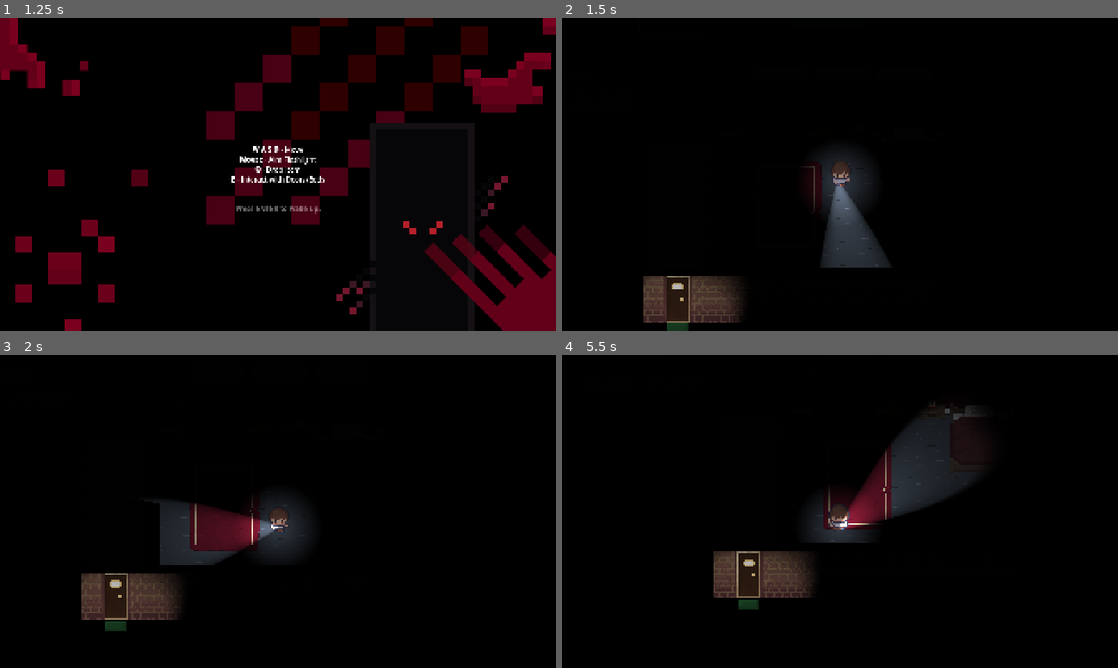
Above: before the commit, frames 1-4 (two rows, left to right).
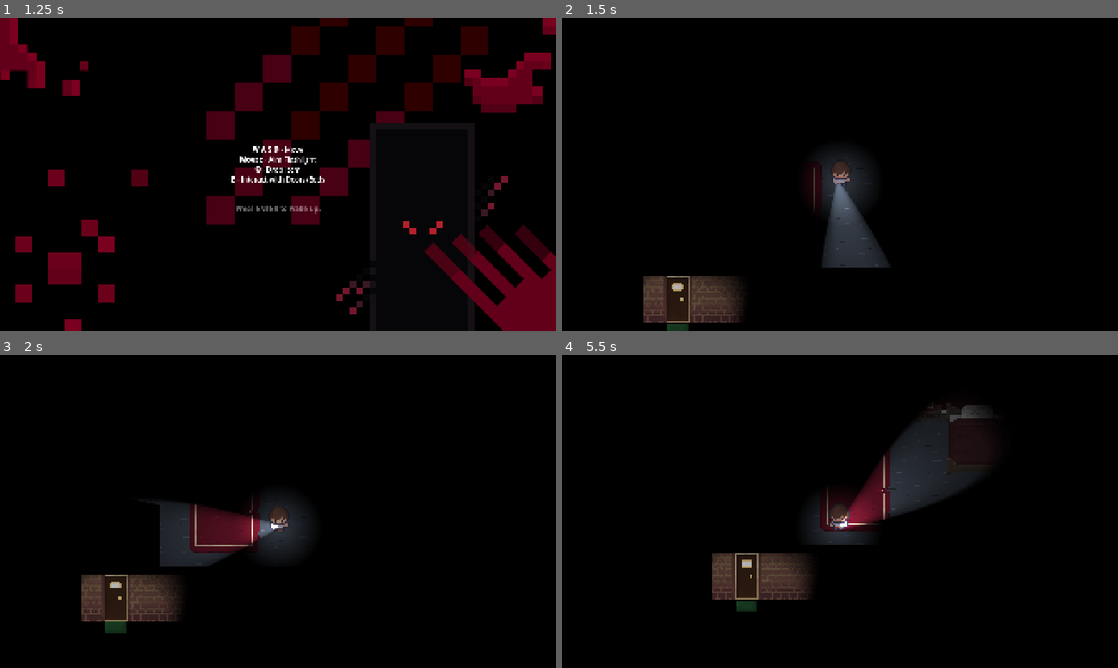
Above: after the commit, the same moments.

Repository: davidantunes23/dj_prototype
Game: Godot game, scene res://scenes/map/audio_screen.tscn
The game is run twice, just before and just after one commit, with the same random seed, the same clock (stepped at 60 frames per second) and the same inputs.
Inputs (mouse positions are in pixels of both pictures, inside the frame that each line leads up to):
- Up to frame 1 (1.25 s): tap Enter (ui_accept) at 0.5 s; move the mouse to (400, 158) at 0.52 s; hold D (move_right) from 0.53 s (still down); hold Enter (ui_accept) from 0.53 s (still down); tap E (interact) at 0.6 s
- Up to frame 2 (1.5 s): move the mouse to (728, 190) at 1.27 s; release D (move_right) at 1.28 s; release Enter (ui_accept) at 1.28 s; hold S (move_down) from 1.28 s (still down); tap Enter (ui_accept) at 1.35 s
- Up to frame 3 (2 s): keep holding S (move_down); tap Enter (ui_accept) at 1.52, 1.82 s; tap E (interact) at 1.55 s
- Up to frame 4 (5.5 s): move the mouse to (895, 442) at 2.02 s; release S (move_down) at 2.03 s; hold D (move_right) 2.03-2.78 s; hold Enter (ui_accept) 2.03-2.78 s; tap Q (drop) at 2.1, 5.1 s; move the mouse to (812, 574) at 2.77 s; hold W (move_up) 2.78-3.53 s; tap E (interact) at 2.85, 3.6, 4.55 s; tap Enter (ui_accept) at 3.02, 3.32, 4.35, 4.52, 4.82 s; move the mouse to (1006, 558) at 3.52 s; hold Enter (ui_accept) 3.53-4.28 s; hold A (move_left) 3.53-5.03 s; move the mouse to (673, 464) at 4.27 s; move the mouse to (867, 511) at 5.02 s; hold S (move_down) from 5.03 s (still down); hold Enter (ui_accept) from 5.03 s (still down)

Frame 1 is identical in both runs. In frame 2, less than 0.1% of the frame differs, in the area x 18-51%, y 47-98%; in frame 3, 0.6%; in frame 4, 1.3%, in the area x 27-78%, y 16-82%.

Commit message:
balance changes: reduce bp speed, ajust footstep noise, make door sound probability depend on distance from bp, add extra life

Diff:
--- a/scenes/item/closet.tscn
+++ b/scenes/item/closet.tscn
@@ -203,7 +203,7 @@
 debug_color = Color(0.74876696, 0.46101063, 1.92523e-07, 0.41960785)
 
 [node name="NoiseTimer" type="Timer" parent="." unique_id=1296862358]
-wait_time = 5.0
+wait_time = 15.0
 one_shot = true
 
 [node name="Area2D" type="Area2D" parent="." unique_id=410437644]
--- a/scenes/map/map.tscn
+++ b/scenes/map/map.tscn
@@ -7080,9 +7080,9 @@
 tile_set = SubResource("TileSet_cwo4b")
 
 [node name="BichoPapao" parent="NavigationRegion2D" unique_id=1463987459 instance=ExtResource("12_rqo2c")]
-position = Vector2(32, -624)
-speed = 62.0
-chase_speed = 72.0
+position = Vector2(-1000, -712)
+speed = 50.0
+chase_speed = 65.0
 patrol_points = Array[NodePath]([NodePath("../PatrolPath/Point1"), NodePath("../PatrolPath/Point2"), NodePath("../Patro …(1445 unchanged characters)…
 
 [node name="Player" parent="NavigationRegion2D" unique_id=800565437 groups=["player"] instance=ExtResource("13_cumk7")]
@@ -7127,8 +7127,10 @@
 position = Vector2(-568, -272)
 
 [node name="Doors" type="Node2D" parent="NavigationRegion2D/Objects/interactables" unique_id=2111163839]
+y_sort_enabled = true
 
 [node name="DoorV" type="Node2D" parent="NavigationRegion2D/Objects/interactables/Doors" unique_id=1429129328]
+y_sort_enabled = true
 
 [node name="Door5" parent="NavigationRegion2D/Objects/interactables/Doors/DoorV" unique_id=1247680401 groups=["door"] instance=ExtResource("15_58ndj")]
 position = Vector2(-304, -401)
@@ -7146,6 +7148,7 @@
 position = Vector2(-192, -192)
 
 [node name="DoorH" type="Node2D" parent="NavigationRegion2D/Objects/interactables/Doors" unique_id=285707577]
+y_sort_enabled = true
 
 [node name="Door1" parent="NavigationRegion2D/Objects/interactables/Doors/DoorH" unique_id=1460606513 instance=ExtResource("16_nykyp")]
 position = Vector2(-16, -640)
@@ -8488,7 +8491,7 @@
 position = Vector2(-1000, -712)
 
 [node name="CanvasModulate" type="CanvasModulate" parent="." unique_id=1403401776]
-color = Color(0.008202021, 0.008202026, 0.00820202, 1)
+color = Color(0.003921569, 0, 0, 1)
 
 [node name="Lightning" type="Node2D" parent="." unique_id=158353247]
 y_sort_enabled = true
--- a/scenes/map/start_screen.tscn
+++ b/scenes/map/start_screen.tscn
@@ -47,6 +47,7 @@
 
 Find the [b]key[/b] to escape the nightmare.
 Use your toys as decoys on the beds to distract him.
+Loud noises, such as opening doors, give away your location.
 Do not let him catch you. With every strike, your fear grows and your light shrinks.
 If you fall into complete darkness, you sleep forever.
 
--- a/scenes/player/player.tscn
+++ b/scenes/player/player.tscn
@@ -592,6 +592,7 @@
 
 [node name="Footsteps" type="AudioStreamPlayer" parent="." unique_id=1487937102]
 stream = ExtResource("5_p47bc")
+volume_db = -4.0
 pitch_scale = 3.0
 autoplay = true
 parameters/looping = true
--- a/scripts/bicho_papao/footsteps.gd
+++ b/scripts/bicho_papao/footsteps.gd
@@ -6,9 +6,9 @@
 
 @export_group("Volume falloff")
 @export var loud_distance: float = 75     # at/below this distance -> full volume
-@export var silent_distance: float = 400  # at/beyond this distance -> silent
-@export var volume_db_near: float = 15
-@export var volume_db_far: float = -40.0
+@export var silent_distance: float = 750  # at/beyond this distance -> silent
+@export var volume_db_near: float = 25
+@export var volume_db_far: float = -20
 
 var _monster: CharacterBody2D
 var _player: Node2D
--- a/scripts/bicho_papao/investigate_state.gd
+++ b/scripts/bicho_papao/investigate_state.gd
@@ -9,8 +9,18 @@
 	if SoundEvents.player_made_sound.is_connected(_on_player_made_sound):
 		SoundEvents.player_made_sound.disconnect(_on_player_made_sound)
 
-func _on_player_made_sound(sound_position: Vector2) -> void:
-	monster.last_player_position = sound_position
+func _on_player_made_sound(sound_position: Vector2, sound_source: String) -> void:
+	var probability
+	if sound_source == "door":
+		var distance = monster.global_position.distance_to(sound_position)
+
+		var max_distance = 800
+		probability = clampf(1.0 - distance / max_distance, 0.0, 1.0)
+	else:
+		probability = 1
+
+	if randf() < probability:
+		monster.last_player_position = sound_position
 
 func physics_update(_delta: float) -> void:
 	# If player breaks line of sight or leaves vision area
--- a/scripts/bicho_papao/patrol_state.gd
+++ b/scripts/bicho_papao/patrol_state.gd
@@ -23,9 +23,19 @@
 	if SoundEvents.player_made_sound.is_connected(_on_player_made_sound):
 		SoundEvents.player_made_sound.disconnect(_on_player_made_sound)
 
-func _on_player_made_sound(sound_position: Vector2) -> void:
-	monster.last_player_position = sound_position
-	state_machine.transition_to("Investigate")
+func _on_player_made_sound(sound_position: Vector2, sound_source: String) -> void:
+	var probability
+	if sound_source == "door":
+		var distance = monster.global_position.distance_to(sound_position)
+
+		var max_distance = 800
+		probability = clampf(1.0 - distance / max_distance, 0.0, 1.0)
+	else:
+		probability = 1
+
+	if randf() < probability:
+		monster.last_player_position = sound_position
+		state_machine.transition_to("Investigate")
 
 func _load_waypoints() -> void:
 	waypoints.clear()
--- a/scripts/bicho_papao/sound_events.gd
+++ b/scripts/bicho_papao/sound_events.gd
@@ -5,7 +5,7 @@
 # noise here" without needing a direct reference to every monster in the
 # scene, and without the monster needing a reference to the player.
 
-signal player_made_sound(sound_position: Vector2)
+signal player_made_sound(sound_position: Vector2, sound_source: String)
 
-func emit_sound(sound_position: Vector2) -> void:
-	player_made_sound.emit(sound_position)
+func emit_sound(sound_position: Vector2, sound_source: String) -> void:
+	player_made_sound.emit(sound_position, sound_source)
--- a/scripts/item/bed.gd
+++ b/scripts/item/bed.gd
@@ -45,7 +45,7 @@
 			print("marker_right")
 
 		# If global_position BUG
-		SoundEvents.emit_sound(sound_pos)
+		SoundEvents.emit_sound(sound_pos, "bed")
 
 func get_break_target_position(monster_pos: Vector2) -> Vector2:
 	if use_left_marker and use_right_marker:
--- a/scripts/item/closet.gd
+++ b/scripts/item/closet.gd
@@ -35,7 +35,7 @@
 
 func _on_noise_timer_timeout() -> void:
 	timeout_noise.play()
-	SoundEvents.emit_sound(noise_market.global_position)
+	SoundEvents.emit_sound(noise_market.global_position, "closet")
 
 func _hide_player():
 	if hidden_player:
--- a/scripts/map/door.gd
+++ b/scripts/map/door.gd
@@ -24,7 +24,7 @@
 	if is_open:
 		return
 	_set_open(true)
-	SoundEvents.emit_sound(global_position)
+	SoundEvents.emit_sound(global_position, "door")
 
 func _on_body_entered(body: Node2D) -> void:
 	if body.is_in_group("player"):
--- a/scripts/player/player.gd
+++ b/scripts/player/player.gd
@@ -1,7 +1,7 @@
 extends CharacterBody2D
 class_name Player
 
-const SPEED = 67
+const SPEED = 65
 const TURN_SPEED = 5.0
 const PICKUP_COOLDOWN_MS = 1000.0
 
@@ -30,7 +30,7 @@
 	pickup_cooldown_item = null
 
 func _ready() -> void:
-	flashlight_cone.scale = Vector2(0.192, 0.2)
+	flashlight_cone.scale = Vector2(0.2, 0.2)
 
 	interaction_area.area_entered.connect(_on_interaction_area_entered)
 	interaction_area.area_exited.connect(_on_interaction_area_exited)
@@ -48,7 +48,7 @@
 			break
 
 func _physics_process(delta: float) -> void:
-	if catch_count >= 3 or is_hidden: return
+	if catch_count >= 4 or is_hidden: return
 
 	var direction = Input.get_vector("move_left", "move_right", "move_up", "move_down")
 	velocity = direction * SPEED
@@ -101,17 +101,19 @@
 	refresh_interact_prompt()
 
 func apply_catch_penalty():
-	if catch_count >= 3: return
+	if catch_count >= 4: return
 
 	catch_count += 1
 	var tween = create_tween().set_parallel(true)
 
 	match catch_count:
 		1:
-			tween.tween_property(flashlight_cone, "scale", Vector2(0.1, 0.1), 0.5)
+			tween.tween_property(flashlight_cone, "scale", Vector2(0.15, 0.15), 0.5)
 		2:
+			tween.tween_property(flashlight_cone, "scale", Vector2(0.10, 0.10), 0.5)
+		3:
 			tween.tween_property(flashlight_cone, "energy", 0.0, 0.5)
-		3:
+		4:
 			tween.tween_property(ambient_radius, "energy", 0.0, 0.5)
 
 			await get_tree().create_timer(2.0).timeout
